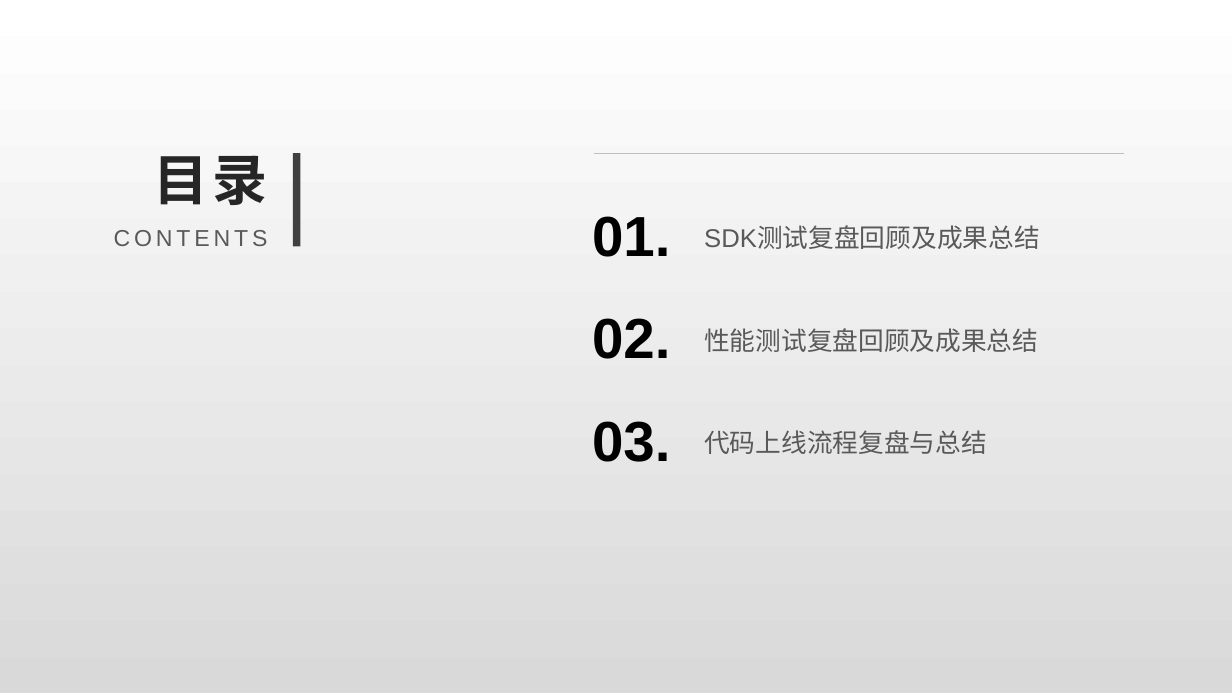
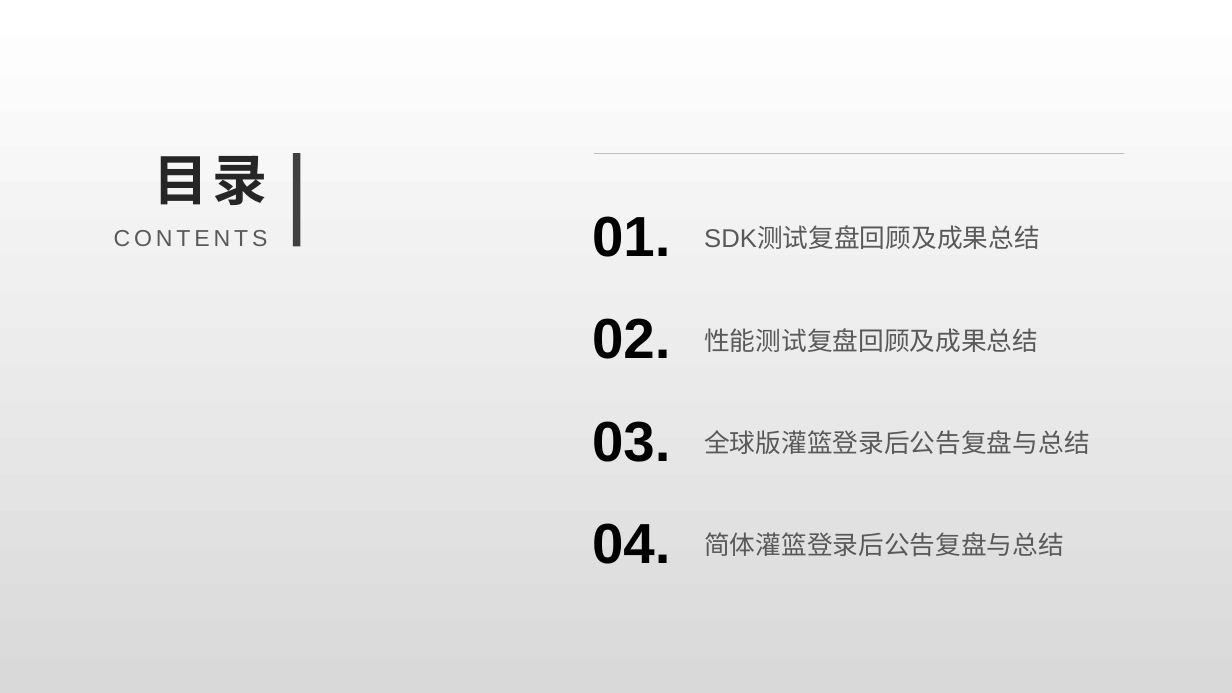
Before and after one commit to Rexixe1993/JavaScriptLesson, a slide deck: slide 2 of 全球版灌篮OBT复盘总结.pptx. Drawn at 1232x693 pixels with LibreOffice and Linux fonts; fonts in the diff are those of the drawing. Boxes give left, top, right and bottom in pixels: in the first picture for what was removed or moved away, otherwise in the second. Text is boxed around its words. In the diff, an @@ line names an element or a change of style, - is before the commit and + after.

```diff
--- a/全球版灌篮OBT复盘总结.pptx
+++ b/全球版灌篮OBT复盘总结.pptx
@@ text at (x1=704, y1=430, x2=1090, y2=454): text changed @@
-代码上线流程复盘与总结
+全球版灌篮登录后公告复盘与总结
@@ text added at (x1=592, y1=523, x2=670, y2=564), 44 pt, text #000000, bold @@
+04.
@@ text added at (x1=704, y1=532, x2=1064, y2=556), 20 pt, text #595959 @@
+简体灌篮登录后公告复盘与总结
```
Also in this commit, not shown: 5 other slides changed, 2 slides added, 6 slides removed.
